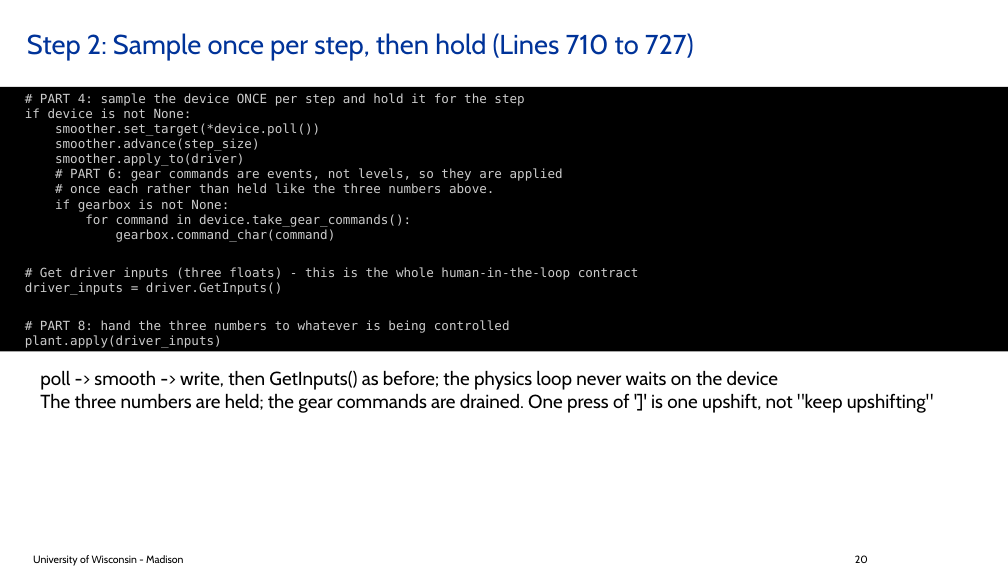
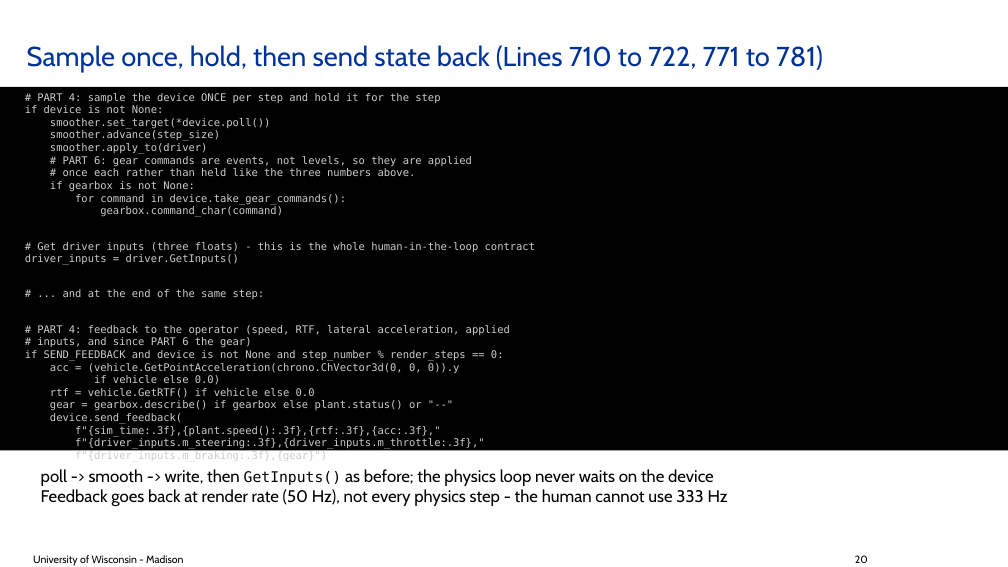
Before and after one commit to ksha23/chrono-hil-tutorial, a slide deck: slide 20 of tutorial_HIL_driver.pptx. Drawn at 1008x567 pixels with LibreOffice and Linux fonts; fonts in the diff are those of the drawing; background and template pictures are left out. Boxes give left, top, right and bottom in pixels: in the first picture for what was removed or moved away, otherwise in the second. Text is boxed around its words. In the diff, an @@ line names an element or a change of style, - is before the commit and + after.

```diff
--- a/tutorial_HIL_driver.pptx
+++ b/tutorial_HIL_driver.pptx
@@ title at (27, 45, 823, 72): text changed @@
-Step 2: Sample once per step, then hold (Lines 710 to 727)
+Sample once, hold, then send state back (Lines 710 to 722, 771 to 781)
@@ rectangle "# PART 4: sample the ...": place and size @@
-rectangle "# PART 4: sample the ..." at (0, 87, 1008, 352)
+rectangle "# PART 4: sample the ..." at (0, 87, 1008, 451)
@@ text in rectangle at (25, 93, 535, 265): size 12 to 10 pt in "# PART 4: sample the device ONCE ...", "if device is not None:", "smoother.set_target(*device.poll())", "smoother.advance(step_size)" and 8 more places @@
@@ text in rectangle at (25, 289, 510, 461): text changed; size 12 to 10 pt @@
-# PART 8: hand the three numbers to whatever is being controlled
-plant.apply(driver_inputs)
+# ... and at the end of the same step:
+# PART 4: feedback to the operator (speed, RTF, lateral acceleration, applied
+# inputs, and since PART 6 the gear)
+if SEND_FEEDBACK and device is not None and step_number % render_steps == 0:
+acc = (vehicle.GetPointAcceleration(chrono.ChVector3d(0, 0, 0)).y
+if vehicle else 0.0)
+rtf = vehicle.GetRTF() if vehicle else 0.0
+gear = gearbox.describe() if gearbox else plant.status() or "--"
+device.send_feedback(
+f"{sim_time:.3f},{plant.speed():.3f},{rtf:.3f},{acc:.3f},"
+f"{driver_inputs.m_steering:.3f},{driver_inputs.m_throttle:.3f},"
+f"{driver_inputs.m_braking:.3f},{gear}")
@@ text "poll -> smooth -> write, ...": place and size @@
-text "poll -> smooth -> write, ..." at (40, 370, 934, 413)
+text "poll -> smooth -> write, ..." at (41, 469, 728, 506)
@@ text at (41, 469, 714, 486): size 18 to 16 pt in "poll -> smooth -> write, then as ..."; size 18 to 14 pt, font Cabin to DejaVu Sans Mono in "GetInputs()" @@
@@ text at (41, 489, 728, 506): text changed; size 18 to 16 pt @@
-The three numbers are held; the gear commands are drained. One press of ']' is one upshift, not "keep upshifting"
+Feedback goes back at render rate (50 Hz), not every physics step - the human cannot use 333 Hz
```
Also in this commit, not shown: 19 other slides changed, 4 slides added, 9 slides removed, 11 other files.
